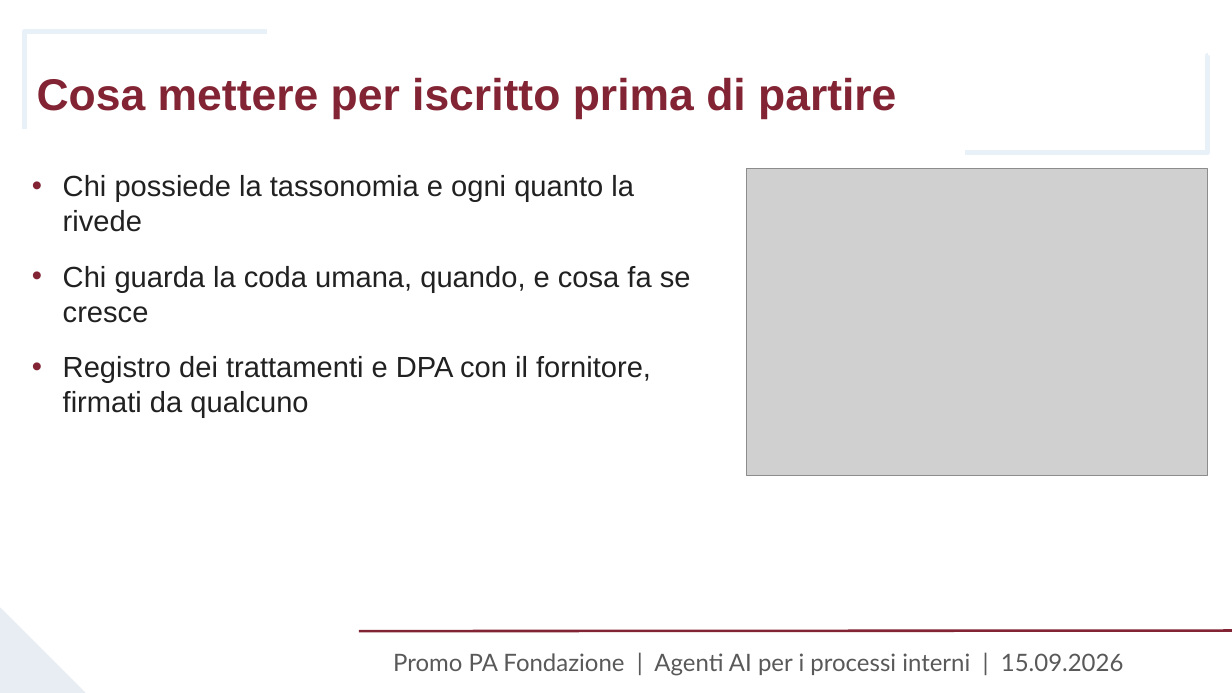
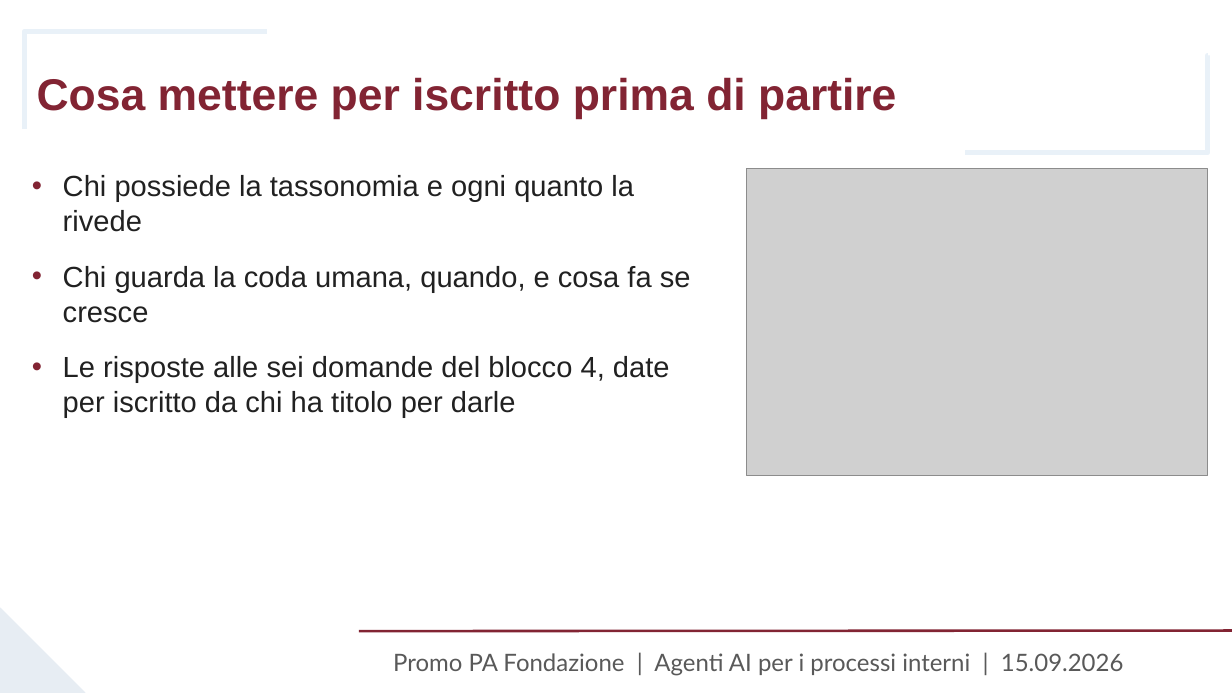
Before and after one commit to fabsilvestri/promopa-agenti-ai, a slide deck: slide 84 of slides/Lezione_15_settembre_Agenti_AI_PromoPA.pptx. Drawn at 1232x693 pixels with LibreOffice and Linux fonts; fonts in the diff are those of the drawing; grey boxes stand for pictures; background and template pictures are left out. Boxes give left, top, right and bottom in pixels: in the first picture for what was removed or moved away, otherwise in the second. Text is boxed around its words. In the diff, an @@ line names an element or a change of style, - is before the commit and + after.

```diff
--- a/slides/Lezione_15_settembre_Agenti_AI_PromoPA.pptx
+++ b/slides/Lezione_15_settembre_Agenti_AI_PromoPA.pptx
@@ text at (63, 356, 670, 417): text changed @@
-• Registro dei trattamenti e DPA con il fornitore, firmati da qualcuno
+• Le risposte alle sei domande del blocco 4, date per iscritto da chi ha titolo per darle
```
Also in this commit, not shown: 2 other slides changed, 4 slides added, 4 slides removed, 5 other files.
